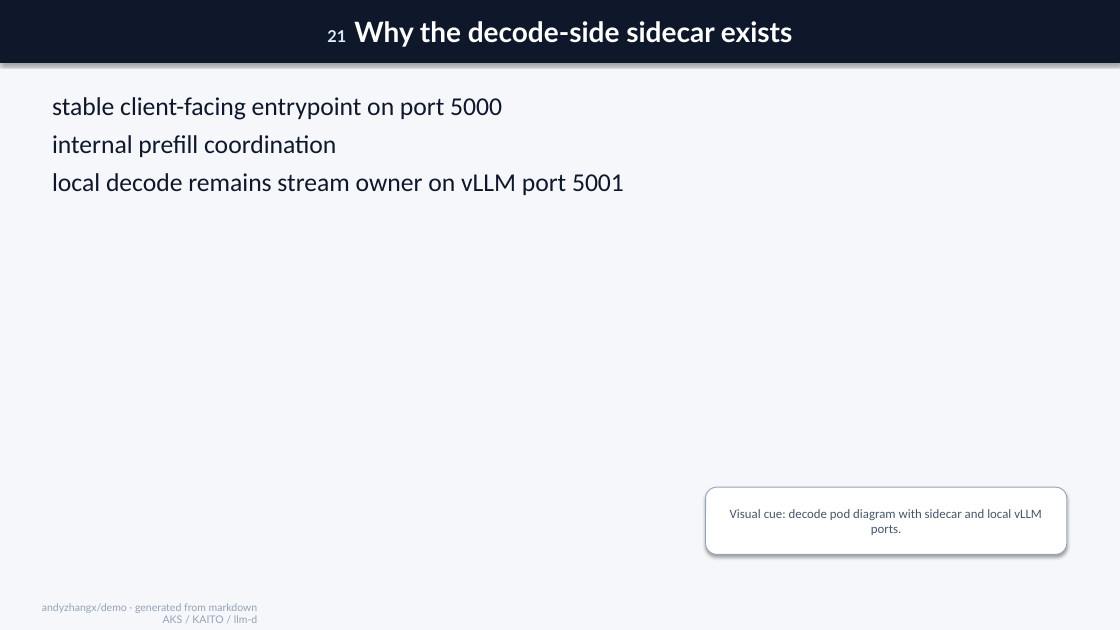
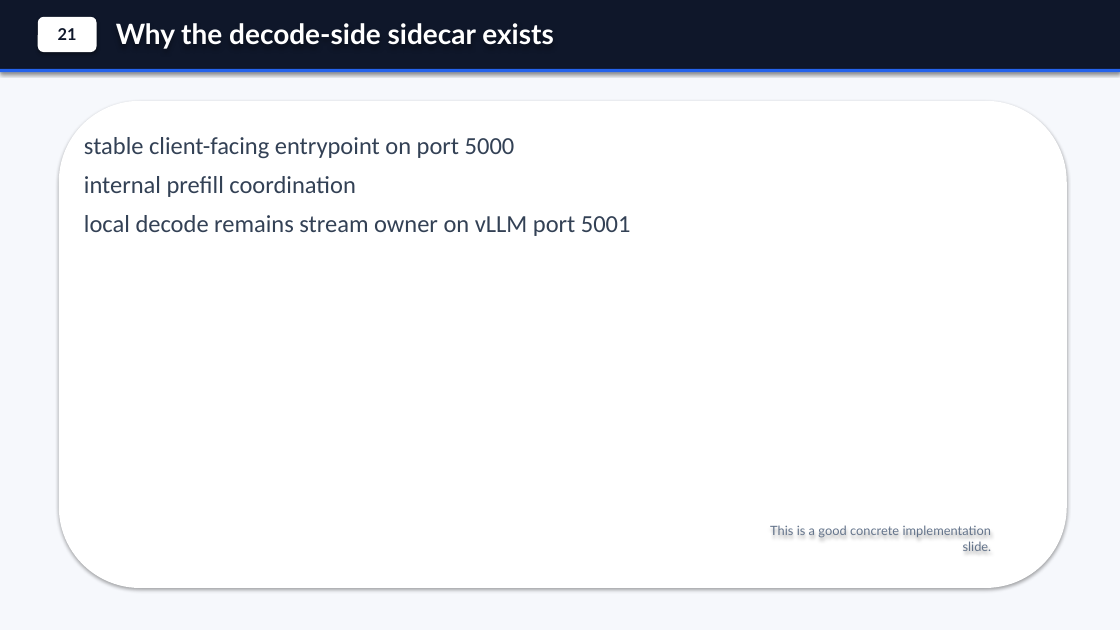
Before and after one commit to andyzhangx/demo, a slide deck: slide 22 of llm/kubecon-na-2026-pd-disaggregation.pptx. Drawn at 1120x630 pixels with LibreOffice and Linux fonts; fonts in the diff are those of the drawing. Boxes give left, top, right and bottom in pixels: in the first picture for what was removed or moved away, otherwise in the second. Text is boxed around its words. In the diff, an @@ line names an element or a change of style, - is before the commit and + after.

Commit message:
polish generated PD deck visuals

```diff
--- a/llm/kubecon-na-2026-pd-disaggregation.pptx
+++ b/llm/kubecon-na-2026-pd-disaggregation.pptx
@@ background #F5F7FA to #F6F8FC @@
@@ rectangle added at (x1=0, y1=0, x2=1120, y2=71), fill #0F172A @@
@@ rounded rectangle added at (x1=38, y1=17, x2=97, y2=52), fill #FFFFFF, 14 pt, text #0F172A, bold @@
+21
@@ text "Why the decode-side sidecar exists" moved from (x1=0, y1=0, x2=1120, y2=63) to (x1=116, y1=23, x2=554, y2=49) @@
@@ text "Why the decode-side sidecar exists" at (x1=116, y1=23, x2=554, y2=49): fill #0F172A to none; shadow off @@
@@ text at (x1=116, y1=23, x2=554, y2=49): text changed @@
-21 Why the decode-side sidecar exists
+Why the decode-side sidecar exists
@@ rectangle added at (x1=0, y1=69, x2=1120, y2=72), fill #2563EB @@
@@ rounded rectangle added at (x1=59, y1=101, x2=1067, y2=588), fill #FFFFFF @@
@@ text "stable client-facing entrypoint on port ..." moved from (x1=52, y1=97, x2=624, y2=195) to (x1=84, y1=137, x2=631, y2=236) @@
@@ text "stable client-facing entrypoint on port ..." at (x1=84, y1=137, x2=631, y2=236): size 22 to 21 pt, text colour #0F172A to #334155; more space between paragraphs @@
@@ rounded rectangle removed at (x1=706, y1=487, x2=1067, y2=555) @@
-Visual cue: decode pod diagram with sidecar and local vLLM ports.
@@ text added at (x1=770, y1=526, x2=992, y2=551), 11 pt, text #64748B @@
+This is a good concrete implementation slide.
@@ text removed at (x1=42, y1=603, x2=258, y2=623) @@
-andyzhangx/demo · generated from markdown
-AKS / KAITO / llm-d
```
Also in this commit, not shown: 34 other slides changed, 1 slide added, 1 slide removed, 1 other file.
